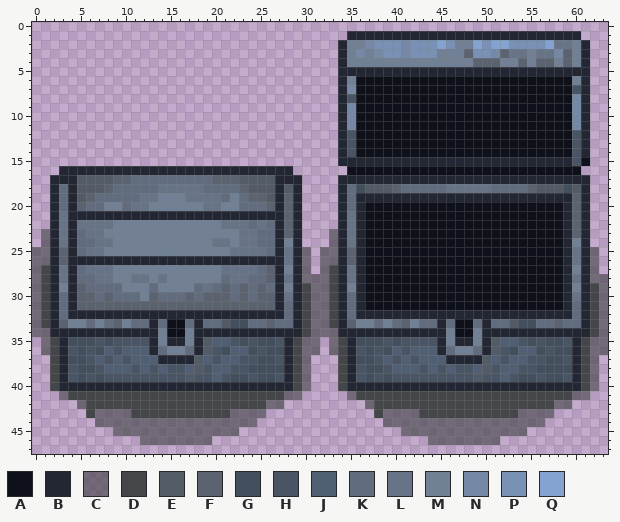
Edited in one commit: pixel-art sprite (Game Arts/Chest_strip2.png). Above is the file before it was changed.
The file is 64x48 pixels. Colours within 5 levels of each other are drawn and written as one.
Palette (. is transparent): A #0f111a  B #232733  C #434547a2  D #444649  E #525b66  F #5a636f  G #434f5d  H #495564  J #505f73  K #616d7e  L #677487  M #718095  N #7589a6  P #7891b4  Q #84a3d0
Pixels before (only the part around the change), first column x 0:
 0 ................................................................
 1 ...................................BBBBBBBBBBBBBBBBBBBBBBBBBB...
 2 ..................................BMMNPPPNPPPQPMMQPQQPPPPQLLMB..
 3 ..................................BMNMNPPNPPPMMMFPPNFLLMLLNFMB..
 4 ..................................BMMMMMMMMMMMMMMFFFMMFMFFMFMB..
 5 ..................................BBBBBBBBBBBBBBBBBBBBBBBBBBBB..
 6 ..................................BMAAAAAAAAAAAAAAAAAAAAAAAAMB..
 7 ..................................BNAAAAAAAAAAAAAAAAAAAAAAAAHB..
 8 ..................................BHAAAAAAAAAAAAAAAAAAAAAAAANB..
 9 ..................................BNAAAAAAAAAAAAAAAAAAAAAAAANB..
10 ..................................BNAAAAAAAAAAAAAAAAAAAAAAAANB..
11 ..................................BNAAAAAAAAAAAAAAAAAAAAAAAANB..
12 ..................................BHAAAAAAAAAAAAAAAAAAAAAAAAHB..
13 ..................................BHAAAAAAAAAAAAAAAAAAAAAAAAHB..
14 ..................................BHAAAAAAAAAAAAAAAAAAAAAAAAHB..
15 ..................................BBBBBBBBBBBBBBBBBBBBBBBBBBHA..
16 ...BBBBBBBBBBBBBBBBBBBBBBBBBB......AAAAAAAAAAAAAAAAAAAAAAAAAA...
17 ..BBBEEEEFFKKKKKKKKKFFFEEEEBBB....BBBBBBBBBBBBBBBBBBBBBBBBBBBB..
18 ..BKBEEEFKKKKKLLLLLKKKKFEEEBEB....BKGEEEFKKKKKLLLLLKKKKFEEEGEB..
19 ..BKBEFKKKKKLLMMMLLLLKMKFFEBFB....BKBBBBBBBBBBBBBBBBBBBBBBBBFB..
20 ..BKBFKKMMKLLMMMMMMLLMMKKKFBFB....BKBAAAAAAAAAAAAAAAAAAAAAABFB..
21 ..BLBBBBBBBBBBBBBBBBBBBBBBBBFB....BLBAAAAAAAAAAAAAAAAAAAAAABFB..
22 ..BLBLLLLMMMMMMMMMMMMLLLKLKBFB....BLBAAAAAAAAAAAAAAAAAAAAAABFB..
23 .CBLBKLLMMMMMMMMMMMMMMMLLKKBFB...CBLBAAAAAAAAAAAAAAAAAAAAAABFB..
24 .CBLBKKLLMMMMMMMMMMMLLMLLKKBMB...CBLBAAAAAAAAAAAAAAAAAAAAAABMB..
25 CCBFBKLLMMMMMMMMMMMMMMLLLLKBLBC.CCBFBAAAAAAAAAAAAAAAAAAAAAABLBC.
26 CCBFBBBBBBBBBBBBBBBBBBBBBBBBLBC.CCBFBAAAAAAAAAAAAAAAAAAAAAABLBC.
27 CDBLBKLLLMMMMMMMMMMMMLLLLKFBMBC.CDBLBAAAAAAAAAAAAAAAAAAAAAABMBC.
28 CDBLBKKLLMMLLMLMMMMMMKLLKKFBLBCCCDBLBAAAAAAAAAAAAAAAAAAAAAABLBCC
29 CDBMBFKKKKMMMKMMMMKLKFKFKFKBMBDCCDBMBAAAAAAAAAAAAAAAAAAAAAABMBDC
30 CDBKBFFKFKKKMFKKKFKFFFKFKFFBLBDCCDBKBAAAAAAAAAAAAAAAAAAAAAABLBDC
31 CDBKBFFFFFFFFFFFFFFFFFFFFFFBKBDCCDBKBAAAAAAAAAAAAAAAAAAAAAABKBDC
32 CDBKBBBBBBBBBBBBBBBBBBBBBBBBKBDCCDBKBBBBBBBBBBBBBBBBBBBBBBBBKBDC
33 CDBFMMKMKFMKKBKAAKBKKEGGKKFKKBDCCDBFMMKMKFMKKBKAAKBKKEGGKKFKKBDC
34 CCBBBBBBBBBBBBMAAMBBBBBBBBBBBBDCCCBBBBBBBBBBBBMAAMBBBBBBBBBBBBDC
35 .CDBGGGHGHHHHBMBBMBEJJHGHGGHBDCC.CDBGGGHGHHHHBMBBMBEJJHGHGGHBDCC
36 .CDBHGHGJHJJJBKMMKBEHGJJGHGGBDCC.CDBHGHGJHJJJBKMMKBEHGJJGHGGBDCC
37 ..DBGGHJHJHJJJBBBBEJHJJHHGGHBDC...DBGGHJHJHJJJBBBBEJHJJHHGGHBDC.
38 ..DBHGGHJJJHJHJHHJEHJJHHGGGGBDC...DBHGGHJJJHJHJHHJEHJJHHGGGGBDC.
39 ..DBHGHGHHHHHHHHHEHHJHGGHGGHBDC...DBHGHGHHHHHHHHHEHHJHGGHGGHBDC.
40 ..DBBBBBBBBBBBBBBBBBBBBBBBBBBDC...DBBBBBBBBBBBBBBBBBBBBBBBBBBDC.
41 ...CDDDDDDDDDDDDDDDDDDDDDDDDCC.....CDDDDDDDDDDDDDDDDDDDDDDDDCC..
42 .....CDDDDDDDDDDDDDDDDDDDDCC.........CDDDDDDDDDDDDDDDDDDDDCC....
43 ......DCCCCDDDDDDDDDDDCCCC............DCCCCDDDDDDDDDDDCCCC......
44 .......CCCCCCCCCCCCCCCCCC..............CCCCCCCCCCCCCCCCCC.......
45 .........CCCCCCCCCCCCCC..................CCCCCCCCCCCCCC.........
46 ............CCCCCCCC........................CCCCCCCC............
47 ................................................................
After:
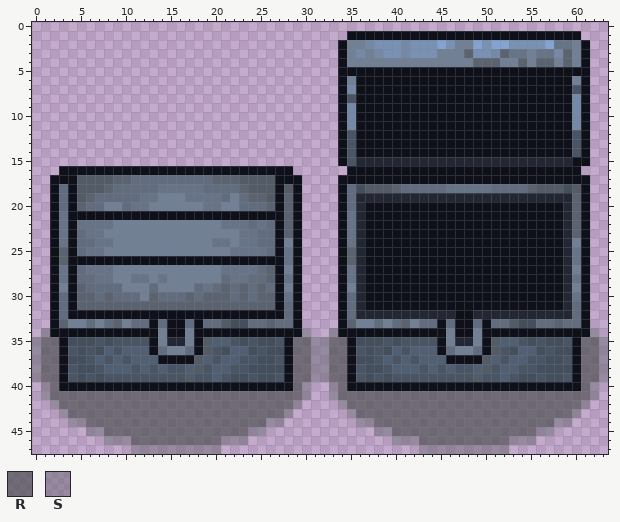
Colours new in this view: R #525457bb  S #5e626972
From old to new:
Changed rows in their new state; - is an unchanged pixel.
first column x 0:
 1 -----------------------------------AAAAAAAAAAAAAAAAAAAAAAAAAA---
 2 ----------------------------------A--------------------------A--
 3 ----------------------------------A--------------------------A--
 4 ----------------------------------A--------------------------A--
 5 ----------------------------------AAAAAAAAAAAAAAAAAAAAAAAAAAAA--
 6 ----------------------------------A--------------------------A--
 7 ----------------------------------A--------------------------A--
 8 ----------------------------------A--------------------------A--
 9 ----------------------------------A--------------------------A--
10 ----------------------------------A--------------------------A--
11 ----------------------------------A--------------------------A--
12 ----------------------------------A--------------------------A--
13 ----------------------------------A--------------------------A--
14 ----------------------------------A--------------------------A--
15 ----------------------------------AH------------------------A---
16 ---AAAAAAAAAAAAAAAAAAAAAAAAAA-----------------------------------
17 --AAA----------------------AAA----AAAAAAAAAAAAAAAAAAAAAAAAAAAA--
18 --A-A----------------------A-A----A--------------------------A--
19 --A-A----------------------A-A----A--------------------------A--
20 --A-A----------------------A-A----A--------------------------A--
21 --A-AAAAAAAAAAAAAAAAAAAAAAAA-A----A--------------------------A--
22 --A-A----------------------A-A----A--------------------------A--
23 -.A-A----------------------A-A---.A--------------------------A--
24 -.A-A----------------------A-A---.A--------------------------A--
25 ..A-A----------------------A-A.-..A--------------------------A.-
26 ..A-AAAAAAAAAAAAAAAAAAAAAAAA-A.-..A--------------------------A.-
27 ..A-A----------------------A-A.-..A--------------------------A.-
28 ..A-A----------------------A-A....A--------------------------A..
29 ..A-A----------------------A-A....A--------------------------A..
30 ..A-A----------------------A-A....A--------------------------A..
31 ..A-A----------------------A-A....A--------------------------A..
32 ..A-AAAAAAAAAAAAAAAAAAAAAAAA-A....A------------AA------------A..
33 ..A----------A----A----------A....A----------A----A----------A..
34 .SAAAAAAAAAAAA----AAAAAAAAAAAAS..SAAAAAAAAAAAA----AAAAAAAAAAAAS.
35 SRRA---------A----A---------ARRSSRRA---------A----A---------ARRS
36 SRRA---------A----A---------ARRSSRRA---------A----A---------ARRS
37 SRRA----------AAAA----------ARRSSRRA----------AAAA----------ARRS
38 SRRA------------------------ARRSSRRA------------------------ARRS
39 SRRA------------------------ARRSSRRA------------------------ARRS
40 -SRAAAAAAAAAAAAAAAAAAAAAAAAAARS--SRAAAAAAAAAAAAAAAAAAAAAAAAAARS-
41 -SRRRRRRRRRRRRRRRRRRRRRRRRRRRRS--SRRRRRRRRRRRRRRRRRRRRRRRRRRRRS-
42 --SRRRRRRRRRRRRRRRRRRRRRRRRRRS----SRRRRRRRRRRRRRRRRRRRRRRRRRRS--
43 ---SRRRRRRRRRRRRRRRRRRRRRRRRS------SRRRRRRRRRRRRRRRRRRRRRRRRS---
44 ----SSRRRRRRRRRRRRRRRRRRRRSS--------SSRRRRRRRRRRRRRRRRRRRRSS----
45 ------SSRRRRRRRRRRRRRRRRSS------------SSRRRRRRRRRRRRRRRRSS------
46 --------SSSRRRRRRRRRRSSS----------------SSSRRRRRRRRRRSSS--------
47 -----------SSSSSSSSSS----------------------SSSSSSSSSS-----------
